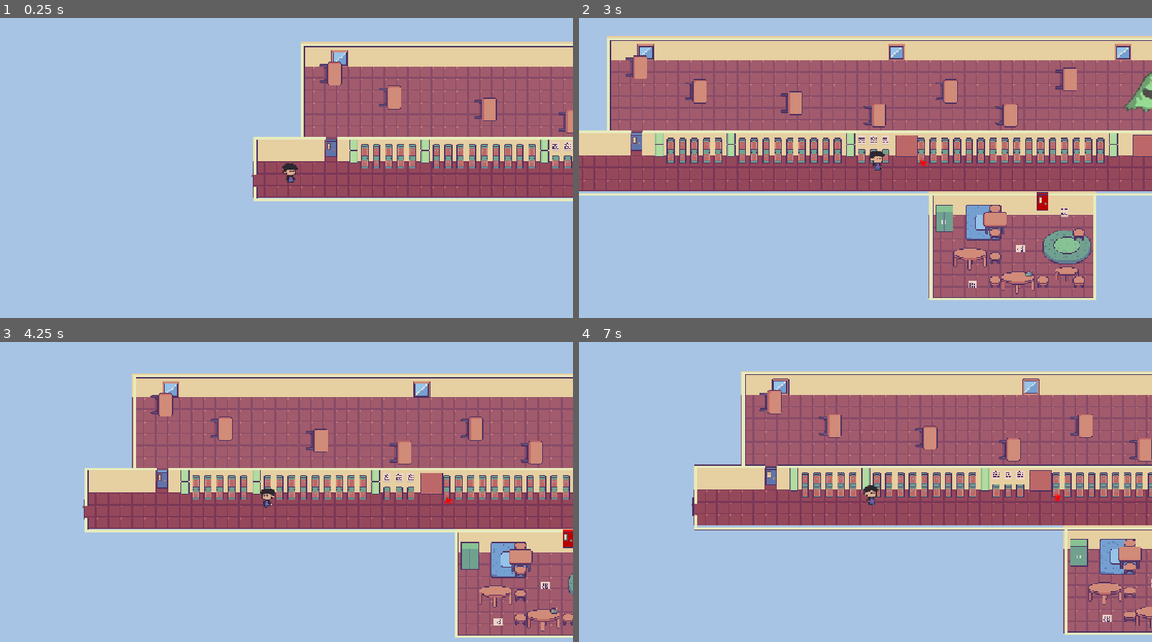
Above: before the commit, frames 1-4 (two rows, left to right).
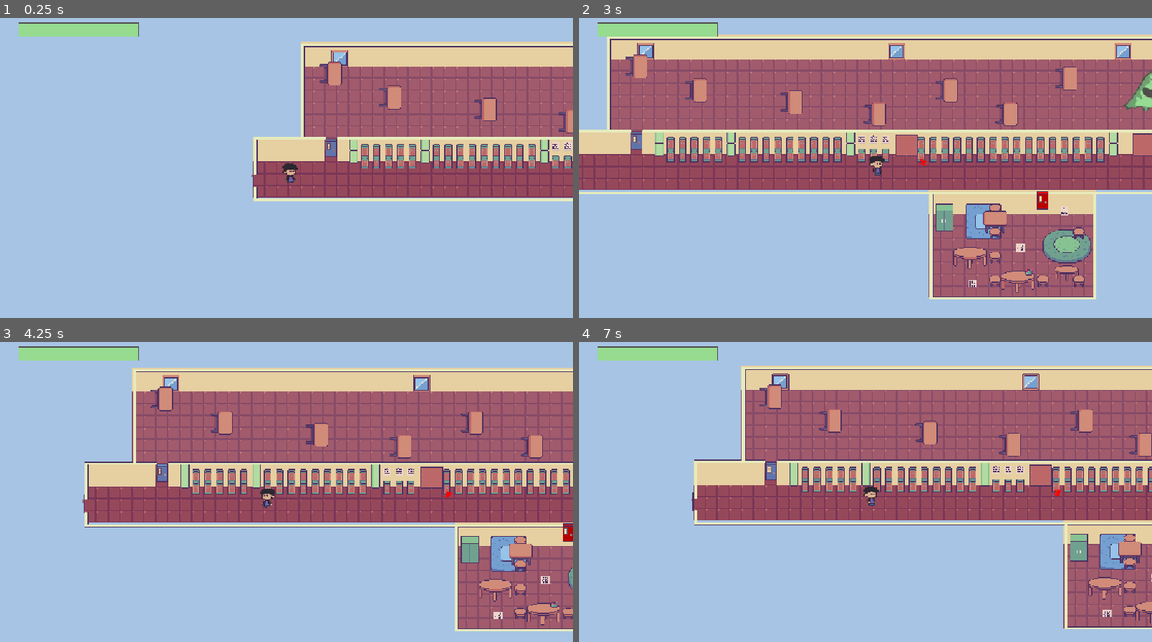
Above: after the commit, the same moments.

Repository: seat-gull/Sunny-Street-Daycare
Game: Godot game, scene res://scenes/game.tscn
Two runs of this game, one before a commit and one after it. Both use one fixed random seed, a clock stepped at 60 frames per second and the inputs below.
Inputs:
- Up to frame 1 (0.25 s): no input
- Up to frame 2 (3 s): tap Enter at 0.5 s; hold D (move_right) 0.53-1.28 s; tap Space (dash) at 0.6, 2.1 s; hold S (move_down) 1.28-2.03 s; tap E (interact) at 1.35, 2.85 s; hold D (move_right) 2.03-2.78 s; hold W (move_up) from 2.78 s (still down)
- Up to frame 3 (4.25 s): release W (move_up) at 3.53 s; hold A (move_left) from 3.53 s (still down); tap Space (dash) at 3.6 s
- Up to frame 4 (7 s): tap E (interact) at 4.35, 5.85 s; release A (move_left) at 5.03 s; hold S (move_down) 5.03-5.78 s; tap Space (dash) at 5.1, 6.6 s; hold D (move_right) 5.78-6.53 s; hold W (move_up) from 6.53 s (still down)

The runs differ from the first frame. In frame 1, 1.0% of the frame differs, in the area x 3-25%, y 1-7%; in frame 2, 13%; in frame 3, 24%, in the area x 3-100%, y 1-99%; in frame 4, 20%.

Commit message:
finishing touches

Diff:
--- /dev/null
+++ b/assets/bullet textures/bullet1.tres
@@ -0,0 +1,7 @@
+[gd_resource type="AtlasTexture" format=3 uid="uid://bcabryhxbses8"]
+
+[ext_resource type="Texture2D" uid="uid://dym07snio46m0" path="res://assets/toy blocks.webp" id="1_tu0pr"]
+
+[resource]
+atlas = ExtResource("1_tu0pr")
+region = Rect2(0, 0, 50, 0)
--- /dev/null
+++ b/assets/bullet textures/bullet2.tres
@@ -0,0 +1,7 @@
+[gd_resource type="AtlasTexture" format=3 uid="uid://2u2oaps0u0xx"]
+
+[ext_resource type="Texture2D" uid="uid://dym07snio46m0" path="res://assets/toy blocks.webp" id="1_a43y5"]
+
+[resource]
+atlas = ExtResource("1_a43y5")
+region = Rect2(50, 0, 50, 0)
--- /dev/null
+++ b/assets/bullet textures/bullet3.tres
@@ -0,0 +1,7 @@
+[gd_resource type="AtlasTexture" format=3 uid="uid://dh7606aa606a"]
+
+[ext_resource type="Texture2D" uid="uid://dym07snio46m0" path="res://assets/toy blocks.webp" id="1_itooc"]
+
+[resource]
+atlas = ExtResource("1_itooc")
+region = Rect2(100, 0, 50, 49)
--- /dev/null
+++ b/assets/bullet textures/bullet4.tres
@@ -0,0 +1,7 @@
+[gd_resource type="AtlasTexture" format=3 uid="uid://lt6x0c7baeuc"]
+
+[ext_resource type="Texture2D" uid="uid://dym07snio46m0" path="res://assets/toy blocks.webp" id="1_kehd8"]
+
+[resource]
+atlas = ExtResource("1_kehd8")
+region = Rect2(150, 0, 50, 0)
--- /dev/null
+++ b/assets/bullet textures/bullet5.tres
@@ -0,0 +1,7 @@
+[gd_resource type="AtlasTexture" format=3 uid="uid://derp0jedyrl73"]
+
+[ext_resource type="Texture2D" uid="uid://dym07snio46m0" path="res://assets/toy blocks.webp" id="1_mgo46"]
+
+[resource]
+atlas = ExtResource("1_mgo46")
+region = Rect2(359, -0.66667175, 50, 49.5)
--- a/scenes/blobby.tscn
+++ b/scenes/blobby.tscn
@@ -2,6 +2,11 @@
 
 [ext_resource type="Script" uid="uid://pyknw4nh7lnl" path="res://scripts/blobby.gd" id="1_oiati"]
 [ext_resource type="Texture2D" uid="uid://dvft42hocxnya" path="res://assets/bloby idle & ded.webp" id="2_nwil0"]
+[ext_resource type="Texture2D" uid="uid://bcabryhxbses8" path="res://assets/bullet textures/bullet1.tres" id="2_x31or"]
+[ext_resource type="Texture2D" uid="uid://2u2oaps0u0xx" path="res://assets/bullet textures/bullet2.tres" id="3_kd0ry"]
+[ext_resource type="Texture2D" uid="uid://dh7606aa606a" path="res://assets/bullet textures/bullet3.tres" id="4_homft"]
+[ext_resource type="Texture2D" uid="uid://lt6x0c7baeuc" path="res://assets/bullet textures/bullet4.tres" id="5_sit0n"]
+[ext_resource type="Texture2D" uid="uid://derp0jedyrl73" path="res://assets/bullet textures/bullet5.tres" id="6_n6aa4"]
 
 [sub_resource type="AtlasTexture" id="AtlasTexture_v7f7r"]
 atlas = ExtResource("2_nwil0")
@@ -70,6 +75,7 @@
 
 [node name="blobby" type="AnimatableBody2D" unique_id=1141341022]
 script = ExtResource("1_oiati")
+bullet_textures = Array[Texture2D]([ExtResource("2_x31or"), ExtResource("3_kd0ry"), ExtResource("4_homft"), ExtResource("5_sit0n"), ExtResource("6_n6aa4")])
 
 [node name="animation" type="AnimatedSprite2D" parent="." unique_id=467976783]
 sprite_frames = SubResource("SpriteFrames_1vivr")
--- a/scenes/bullet.tscn
+++ b/scenes/bullet.tscn
@@ -1,22 +1,23 @@
 [gd_scene format=3 uid="uid://csnfvu1x2wnra"]
 
 [ext_resource type="Script" uid="uid://cpnl7rgco84pi" path="res://scripts/bullet.gd" id="1_v8qja"]
-[ext_resource type="Texture2D" uid="uid://dym07snio46m0" path="res://assets/toy blocks.webp" id="2_t4vbm"]
 
-[sub_resource type="AtlasTexture" id="AtlasTexture_u5sy4"]
-atlas = ExtResource("2_t4vbm")
-region = Rect2(0, 0, 50.667, 49)
+[sub_resource type="AtlasTexture" id="AtlasTexture_dqkch"]
+
+[sub_resource type="CircleShape2D" id="CircleShape2D_hie50"]
+radius = 0.0
 
 [node name="Bullet" type="Area2D" unique_id=1319927573]
 script = ExtResource("1_v8qja")
 
 [node name="Sprite2D" type="Sprite2D" parent="." unique_id=557075936]
 scale = Vector2(0.4, 0.4)
-texture = SubResource("AtlasTexture_u5sy4")
+texture = SubResource("AtlasTexture_dqkch")
 
 [node name="KillTimer" type="Timer" parent="." unique_id=1340946196]
 wait_time = 10.0
 
 [node name="CollisionShape2D" type="CollisionShape2D" parent="." unique_id=644045179]
+shape = SubResource("CircleShape2D_hie50")
 
 [connection signal="timeout" from="KillTimer" to="." method="_on_kill_timer_timeout"]
--- a/scenes/game.tscn
+++ b/scenes/game.tscn
@@ -198,8 +198,9 @@
 tile_map_data = PackedByteArray("AAAIAAUAAQADAAIAAAAJAAUAAQADAAIAAAAKAAUAAQADAAIAAAALAAUAAQADAAIAAAAMAAUAAQADAAIAAAANAA …(7264 unchanged characters)…
 tile_set = SubResource("TileSet_lbhrr")
 
-[node name="player" parent="." unique_id=888699418 instance=ExtResource("1_uwrxv")]
+[node name="player" parent="." unique_id=888699418 node_paths=PackedStringArray("textbox") instance=ExtResource("1_uwrxv")]
 position = Vector2(-51, 137)
+textbox = NodePath("../textbox")
 
 [node name="Camera2D2" type="Camera2D" parent="player" unique_id=83941832]
 zoom = Vector2(1.5, 1.5)
@@ -209,13 +210,13 @@
 
 [node name="CanvasLayer" type="CanvasLayer" parent="." unique_id=2114102679]
 
-[node name="UI" type="Control" parent="CanvasLayer" unique_id=342046252]
-visible = false
+[node name="UI" type="Control" parent="CanvasLayer" unique_id=342046252 node_paths=PackedStringArray("player")]
 layout_mode = 3
 anchors_preset = 0
 offset_right = 40.0
 offset_bottom = 40.0
 script = ExtResource("5_p57ef")
+player = NodePath("../../player")
 
 [node name="HealthBar" parent="CanvasLayer/UI" unique_id=1791631509 instance=ExtResource("6_u5sy4")]
 layout_mode = 0
--- a/scenes/player.tscn
+++ b/scenes/player.tscn
@@ -126,7 +126,7 @@
 }]
 
 [sub_resource type="RectangleShape2D" id="RectangleShape2D_auskg"]
-size = Vector2(14, 10.5)
+size = Vector2(12, 18.5)
 
 [node name="player" type="CharacterBody2D" unique_id=888699418 groups=["player"]]
 motion_mode = 1
@@ -140,7 +140,7 @@
 autoplay = "idle"
 
 [node name="CollisionShape2D" type="CollisionShape2D" parent="." unique_id=1290063905]
-position = Vector2(6, 14.25)
+position = Vector2(7, 10.25)
 shape = SubResource("RectangleShape2D_auskg")
 
 [node name="dash" parent="." unique_id=1704637985 instance=ExtResource("3_qhqgy")]
--- a/scripts/blobby.gd
+++ b/scripts/blobby.gd
@@ -32,11 +32,13 @@
 	has_triggered = true
 
 	trigger_area.set_deferred("monitoring", false)
-
+	body.movement_locked = true
 	textbox.animate_text("Thanks for coming to daycare! You'll be a delicious snack!", "Blobby")
-	await get_tree().create_timer(4.0).timeout
+	await get_tree().create_timer(3.5).timeout
 
 	textbox.hide_textbox()
+	if is_instance_valid(body):
+		body.movement_locked = false
 	shoot_timer.start()
 
 func _on_shoot_timer_timeout() -> void:
--- a/scripts/playermovement.gd
+++ b/scripts/playermovement.gd
@@ -1,7 +1,8 @@
 extends CharacterBody2D
-
+@export var textbox: CanvasLayer
 @export var movement_speed : float = 150
 var direction : Vector2
+var movement_locked: bool = false
 
 @onready var dash = $dash
 const dashspeed = 800
@@ -11,7 +12,10 @@
 var health: int = 100
 
 func _physics_process(delta:float) -> void:
-
+	if movement_locked:
+		velocity = Vector2.ZERO
+		move_and_slide()
+		return
 	direction.x = Input.get_axis("move_left","move_right")
 	direction.y = Input.get_axis("move_up","move_down")
 	direction = direction.normalized()
@@ -43,12 +47,12 @@
 
 
 func take_damage(amount: int) -> void:
-	health -= amount
+	health = clampi(health - amount, 0, max_health)
 	print("Player health: ", health)
 
 	if health <= 0:
 		die()
 
 func die() -> void:
-	print("died")
 	queue_free()
+	textbox.animate_text("Lil guy died :(, thx for playing tho!", "n")
--- a/scripts/ui.gd
+++ b/scripts/ui.gd
@@ -1,9 +1,15 @@
 extends Control
 
-@onready var health_bar = $HealthBar
+@onready var health_bar: ProgressBar = $HealthBar
 @export var player: CharacterBody2D
 
-func _process(delta: float) -> void:
+func _ready() -> void:
 	if player:
 		health_bar.max_value = player.max_health
 		health_bar.value = player.health
+
+func _process(_delta: float) -> void:
+	if not is_instance_valid(player):
+		return
+	health_bar.max_value = player.max_health
+	health_bar.value = player.health
